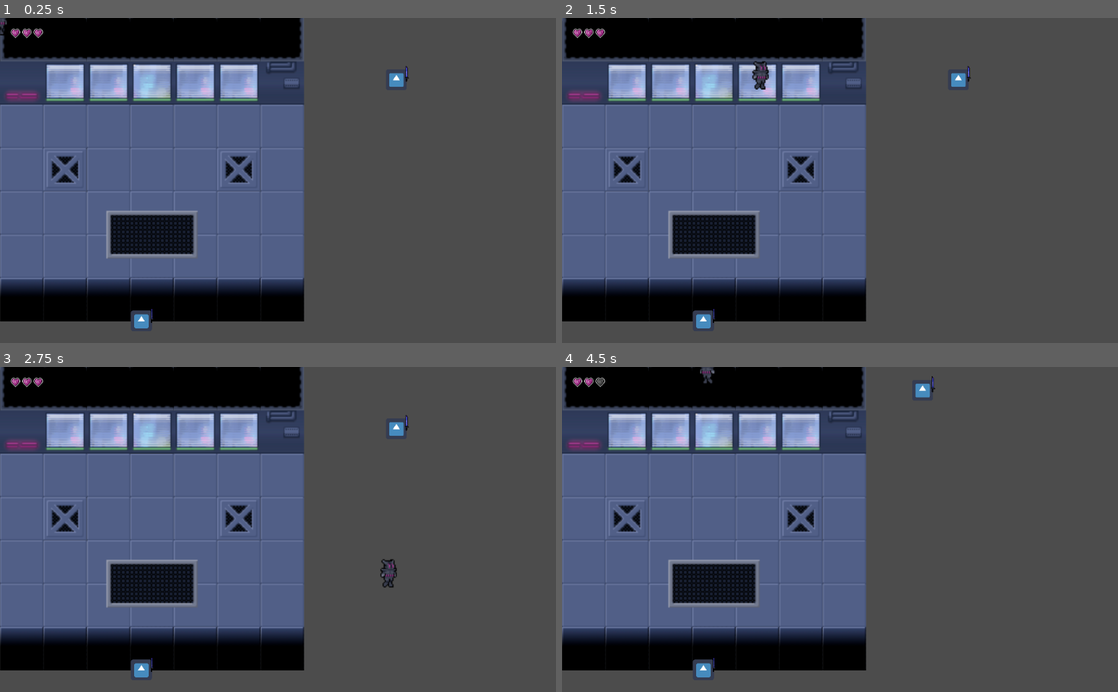
Above: before the commit, frames 1-4 (two rows, left to right).
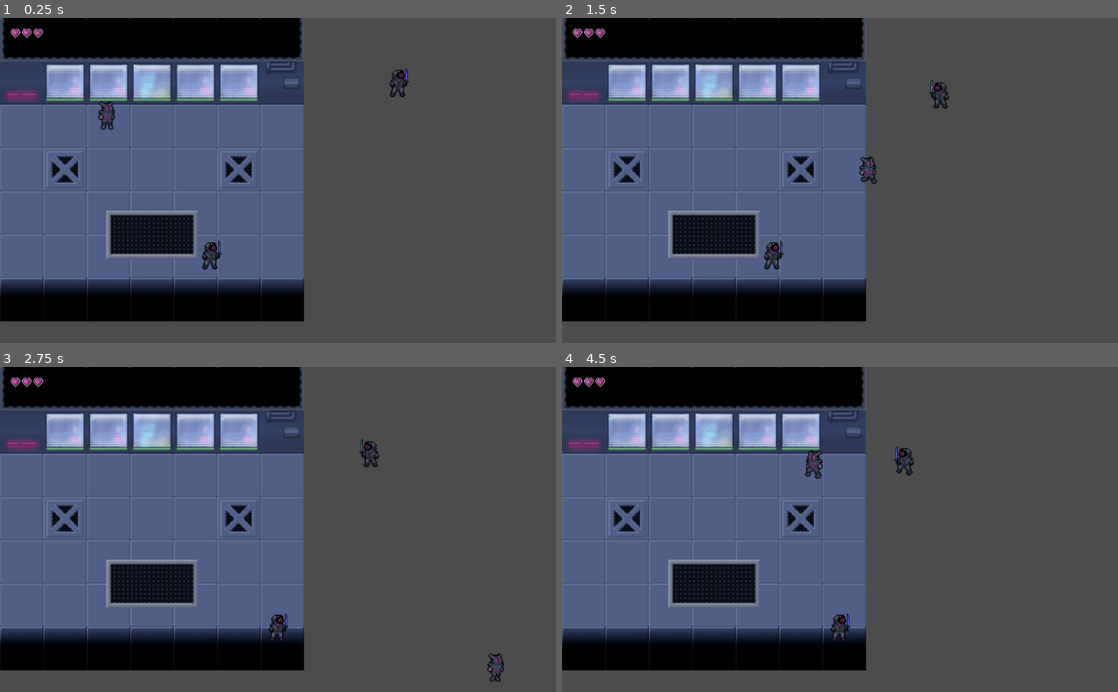
Above: after the commit, the same moments.

Repository: Shakespearian-Apes/Prototype-Build
Game: Godot game, scene res://Root.tscn
The game is run twice, just before and just after one commit, with the same random seed, the same clock (stepped at 60 frames per second) and the same inputs. The engine's default icon, where the game draws it, is replaced by a stand-in: a white triangle on a blue panel in a dark square.
Inputs:
- Up to frame 1 (0.25 s): no input
- Up to frame 2 (1.5 s): tap Enter at 0.5 s; hold Right (ui_right) 0.53-1.28 s; hold Down (ui_down) from 1.28 s (still down)
- Up to frame 3 (2.75 s): release Down (ui_down) at 2.03 s; hold Right (ui_right) from 2.03 s (still down)
- Up to frame 4 (4.5 s): release Right (ui_right) at 2.78 s; hold Up (ui_up) 2.78-3.53 s; hold Left (ui_left) from 3.53 s (still down)

The runs differ from the first frame. In frame 1, 0.8% of the frame differs, in the area x 0-74%, y 0-96%; in frame 2, 1.1%, in the area x 23-74%, y 13-96%; in frame 3, 1.0%; in frame 4, 1.0%.

Commit message:
added a root for weapon and sprites to flip them per set_scale

Diff:
--- a/Enemies/Speedster/Speed_Enemy.gd
+++ b/Enemies/Speedster/Speed_Enemy.gd
@@ -12,11 +12,12 @@
 const FRICTION = 100
 onready var health = MAX_HEALTH
 onready var root = get_node("/root/Root")
+onready var sword = $Flip.get_node("Sword")
 
 func _ready():
 	$Player_Detection.connect("body_entered", self , "detection_entered")
 	$Player_Detection.connect("body_exited", self , "detection_exited")
-	$Sword.connect("AttackFinished", self, "reset_attack")
+	sword.connect("AttackFinished", self, "reset_attack")
 
 #checks if body that enters Detection is the Player
 func detection_entered(body : Node):
@@ -28,23 +29,10 @@
 	if see_player and (body == root.player_node):
 		see_player = false
 
-func _physics_process(_delta):
-	pass
-	# player = get_node_or_null("../../Player_Root").get_child(0)
-	# set_animation()
-
-func set_animation():
-	if player.get_global_position().x > get_global_position().x:
-		$Sprite.set_scale(Vector2(1,1))
-	elif player.get_global_position().x < get_global_position().x:
-		$Sprite.set_scale(Vector2(-1,1))
-	elif player.get_global_position().x == get_global_position().x:
-		$Sprite.set_scale(Vector2(1,1))
-
 func attack():
 	if not attack_ready:
 		return
-	$Sword._change_state("attack")
+	sword._change_state("attack")
 	# $AnimationPlayer.play("attack")
 
 func reset_attack():
--- a/Enemies/Speedster/Speed_Enemy.tscn
+++ b/Enemies/Speedster/Speed_Enemy.tscn
@@ -1,54 +1,115 @@
-[gd_scene load_steps=10 format=2]
+[gd_scene load_steps=23 format=2]
 
 [ext_resource path="res://icon.png" type="Texture" id=1]
 [ext_resource path="res://Enemies/Speedster/Speed_Enemy.gd" type="Script" id=2]
-[ext_resource path="res://Assets/Weapons/laser_ninja_sword.png" type="Texture" id=3]
 [ext_resource path="res://Enemies/StateMachine/EnemySM.tscn" type="PackedScene" id=4]
 [ext_resource path="res://Weapon/Sword/Sword.tscn" type="PackedScene" id=5]
-
-[sub_resource type="RectangleShape2D" id=1]
-extents = Vector2( 28.0751, 5.30048 )
+[ext_resource path="res://Assets/Player_Sprites/witch_ninja.png" type="Texture" id=6]
 
 [sub_resource type="RectangleShape2D" id=2]
-extents = Vector2( 60.7298, 61.1985 )
+extents = Vector2( 17.0444, 25.5822 )
 
 [sub_resource type="CircleShape2D" id=3]
-radius = 469.119
+radius = 180.249
 
 [sub_resource type="RectangleShape2D" id=4]
 extents = Vector2( 61.1938, 62.0497 )
 
+[sub_resource type="AtlasTexture" id=5]
+flags = 4
+atlas = ExtResource( 6 )
+region = Rect2( 0, 0, 32, 32 )
+
+[sub_resource type="AtlasTexture" id=6]
+flags = 4
+atlas = ExtResource( 6 )
+region = Rect2( 32, 0, 32, 32 )
+
+[sub_resource type="AtlasTexture" id=20]
+flags = 4
+atlas = ExtResource( 6 )
+region = Rect2( 64, 0, 32, 32 )
+
+[sub_resource type="AtlasTexture" id=21]
+flags = 4
+atlas = ExtResource( 6 )
+region = Rect2( 64, 0, 32, 32 )
+
+[sub_resource type="AtlasTexture" id=22]
+flags = 4
+atlas = ExtResource( 6 )
+region = Rect2( 96, 0, 32, 32 )
+
+[sub_resource type="AtlasTexture" id=23]
+flags = 4
+atlas = ExtResource( 6 )
+region = Rect2( 128, 0, 32, 32 )
+
+[sub_resource type="AtlasTexture" id=24]
+flags = 4
+atlas = ExtResource( 6 )
+region = Rect2( 160, 0, 32, 32 )
+
+[sub_resource type="AtlasTexture" id=25]
+flags = 4
+atlas = ExtResource( 6 )
+region = Rect2( 192, 0, 32, 32 )
+
+[sub_resource type="AtlasTexture" id=26]
+flags = 4
+atlas = ExtResource( 6 )
+region = Rect2( 224, 0, 32, 32 )
+
+[sub_resource type="AtlasTexture" id=27]
+flags = 4
+atlas = ExtResource( 6 )
+region = Rect2( 256, 0, 32, 32 )
+
+[sub_resource type="AtlasTexture" id=17]
+flags = 4
+atlas = ExtResource( 6 )
+region = Rect2( 0, 0, 32, 32 )
+
+[sub_resource type="AtlasTexture" id=18]
+flags = 4
+atlas = ExtResource( 6 )
+region = Rect2( 288, 0, 32, 32 )
+
+[sub_resource type="AtlasTexture" id=19]
+flags = 4
+atlas = ExtResource( 6 )
+region = Rect2( 320, 0, 32, 32 )
+
+[sub_resource type="SpriteFrames" id=16]
+animations = [ {
+"frames": [ SubResource( 5 ), SubResource( 6 ), SubResource( 20 ) ],
+"loop": true,
+"name": "idle",
+"speed": 5.0
+}, {
+"frames": [ SubResource( 21 ), SubResource( 22 ), SubResource( 23 ), SubResource( 24 ), SubResource( 25 ), SubResource( 26 ), SubResource( 27 ) ],
+"loop": true,
+"name": "walk",
+"speed": 5.0
+}, {
+"frames": [ SubResource( 17 ), SubResource( 18 ), SubResource( 19 ) ],
+"loop": true,
+"name": "death",
+"speed": 5.0
+} ]
+
 [node name="Speed_Enemy" type="KinematicBody2D" groups=[
 "character",
 ]]
-scale = Vector2( 0.3, 0.3 )
 collision_mask = 2
 script = ExtResource( 2 )
 
 [node name="Sprite" type="Sprite" parent="."]
+visible = false
 texture = ExtResource( 1 )
 
-[node name="Sword" type="Sprite" parent="Sprite"]
-visible = false
-position = Vector2( 62.7536, -0.833542 )
-rotation = -1.47953
-scale = Vector2( 2.5, 2.5 )
-texture = ExtResource( 3 )
-offset = Vector2( 13, 0 )
-
-[node name="Hurt_Detection" type="Area2D" parent="Sprite/Sword"]
-visible = false
-position = Vector2( 18.1593, -0.772408 )
-rotation = -3.14407
-scale = Vector2( 0.4, 0.4 )
-collision_layer = 64
-collision_mask = 32
-
-[node name="CollisionShape2D" type="CollisionShape2D" parent="Sprite/Sword/Hurt_Detection"]
-shape = SubResource( 1 )
-
 [node name="CollisionShape2D" type="CollisionShape2D" parent="."]
-visible = false
+position = Vector2( 4, 7 )
 shape = SubResource( 2 )
 
 [node name="Player_Detection" type="Area2D" parent="."]
@@ -68,6 +129,12 @@
 
 [node name="EnemySM" parent="." instance=ExtResource( 4 )]
 
-[node name="Sword" parent="." instance=ExtResource( 5 )]
-position = Vector2( 65, 4 )
-scale = Vector2( 3, 3 )
+[node name="Flip" type="Node2D" parent="."]
+
+[node name="AnimatedSprite" type="AnimatedSprite" parent="Flip"]
+scale = Vector2( 2, 2 )
+frames = SubResource( 16 )
+animation = "death"
+
+[node name="Sword" parent="Flip" instance=ExtResource( 5 )]
+position = Vector2( 19.9815, 8.62746 )
--- a/Enemies/StateMachine/EnemyState.gd
+++ b/Enemies/StateMachine/EnemyState.gd
@@ -5,13 +5,12 @@
 
 
 var player
-var this_enemy
+onready var this_enemy = parent.get_parent()
 
 onready var root : Node = get_node("/root/Root")
 
 # Called when the node enters the scene tree for the first time.
 func _ready():
-	this_enemy = get_parent().get_parent()
 	root.connect("setPlayer", self, "set_player_node")
 	set_player_node()
 
--- a/Enemies/StateMachine/Idle.gd
+++ b/Enemies/StateMachine/Idle.gd
@@ -1,5 +1,7 @@
 extends "EnemyState.gd"
 
+func enter(_machine):
+	animated_sprite.play("idle")
 
 func update_process(machine, delta):
 	if parent.noplayer:
--- a/Enemies/StateMachine/Walk.gd
+++ b/Enemies/StateMachine/Walk.gd
@@ -1,4 +1,7 @@
 extends "EnemyState.gd"
+
+func enter(_machine):
+	animated_sprite.play("walk")
 
 func update_process(machine, delta):
 	if parent.noplayer:
@@ -11,4 +14,8 @@
 	if enemy_position.distance_to(player_position) <= 50:
 		this_enemy.attack()
 	else:
+		if velocity.x > 0:
+			flip.set_scale(Vector2(1,1))
+		elif velocity.x < 0:
+			flip.set_scale(Vector2(-1,1))
 		this_enemy.move_and_slide(velocity * 200)
--- a/Levels/Test_Level.tscn
+++ b/Levels/Test_Level.tscn
@@ -22,9 +22,10 @@
 tile_data = PoolIntArray( 0, 10, 0, 1, 8, 0, 2, 8, 0, 3, 8, 0, 4, 8, 0, 5, 8, 0, 6, 11, 0, 65536, 14, 0, 65537, 16, 0,  …(595 unchanged characters)…
 
 [node name="Start_Player" parent="." instance=ExtResource( 2 )]
+position = Vector2( 197.233, 174.322 )
 
 [node name="Speed_Enemy" parent="." instance=ExtResource( 4 )]
 position = Vector2( 729.973, 113.876 )
 
 [node name="Speed_Enemy2" parent="." instance=ExtResource( 4 )]
-position = Vector2( 260.374, 559.238 )
+position = Vector2( 384.44, 432.308 )
--- a/Player/Start_Player.tscn
+++ b/Player/Start_Player.tscn
@@ -13,47 +13,84 @@
 [sub_resource type="RectangleShape2D" id=3]
 extents = Vector2( 8.34572, 15.7493 )
 
-[sub_resource type="Animation" id=4]
-length = 0.5
-tracks/0/type = "value"
-tracks/0/path = NodePath("Sprite:frame")
-tracks/0/interp = 1
-tracks/0/loop_wrap = true
-tracks/0/imported = false
-tracks/0/enabled = true
-tracks/0/keys = {
-"times": PoolRealArray( 0, 0.1, 0.2, 0.3, 0.4 ),
-"transitions": PoolRealArray( 1, 1, 1, 1, 1 ),
-"update": 1,
-"values": [ 4, 5, 6, 7, 8 ]
-}
+[sub_resource type="AtlasTexture" id=6]
+flags = 4
+atlas = ExtResource( 1 )
+region = Rect2( 0, 0, 32, 32 )
 
-[sub_resource type="Animation" id=5]
-length = 0.5
-tracks/0/type = "value"
-tracks/0/path = NodePath("Sprite:frame")
-tracks/0/interp = 1
-tracks/0/loop_wrap = true
-tracks/0/imported = false
-tracks/0/enabled = true
-tracks/0/keys = {
-"times": PoolRealArray( 0, 0.2, 0.3, 0.4 ),
-"transitions": PoolRealArray( 1, 1, 1, 1 ),
-"update": 1,
-"values": [ 0, 1, 2, 3 ]
-}
+[sub_resource type="AtlasTexture" id=7]
+flags = 4
+atlas = ExtResource( 1 )
+region = Rect2( 32, 0, 32, 32 )
+
+[sub_resource type="AtlasTexture" id=9]
+flags = 4
+atlas = ExtResource( 1 )
+region = Rect2( 64, 0, 32, 32 )
+
+[sub_resource type="AtlasTexture" id=10]
+flags = 4
+atlas = ExtResource( 1 )
+region = Rect2( 96, 0, 32, 32 )
+
+[sub_resource type="AtlasTexture" id=11]
+flags = 4
+atlas = ExtResource( 1 )
+region = Rect2( 128, 0, 32, 32 )
+
+[sub_resource type="AtlasTexture" id=12]
+flags = 4
+atlas = ExtResource( 1 )
+region = Rect2( 160, 0, 32, 32 )
+
+[sub_resource type="AtlasTexture" id=13]
+flags = 4
+atlas = ExtResource( 1 )
+region = Rect2( 192, 0, 32, 32 )
+
+[sub_resource type="AtlasTexture" id=14]
+flags = 4
+atlas = ExtResource( 1 )
+region = Rect2( 224, 0, 32, 32 )
+
+[sub_resource type="AtlasTexture" id=15]
+flags = 4
+atlas = ExtResource( 1 )
+region = Rect2( 256, 0, 32, 32 )
+
+[sub_resource type="AtlasTexture" id=16]
+flags = 4
+atlas = ExtResource( 1 )
+region = Rect2( 288, 0, 32, 32 )
+
+[sub_resource type="AtlasTexture" id=17]
+flags = 4
+atlas = ExtResource( 1 )
+region = Rect2( 320, 0, 32, 32 )
+
+[sub_resource type="SpriteFrames" id=8]
+animations = [ {
+"frames": [ SubResource( 6 ), SubResource( 7 ) ],
+"loop": true,
+"name": "idle",
+"speed": 5.0
+}, {
+"frames": [ SubResource( 9 ), SubResource( 10 ), SubResource( 11 ), SubResource( 12 ), SubResource( 13 ), SubResource( 14 ), SubResource( 15 ), SubResource( 16 ) ],
+"loop": true,
+"name": "walk",
+"speed": 5.0
+}, {
+"frames": [ SubResource( 17 ) ],
+"loop": true,
+"name": "death",
+"speed": 5.0
+} ]
 
 [node name="Start_Player" type="KinematicBody2D" groups=[
 "character",
 ]]
 collision_mask = 2
 script = ExtResource( 2 )
-
-[node name="Sprite" type="Sprite" parent="."]
-scale = Vector2( 2, 2 )
-texture = ExtResource( 1 )
-hframes = 11
-frame = 4
 
 [node name="CollisionShape2D" type="CollisionShape2D" parent="."]
 position = Vector2( 0, 7 )
@@ -75,9 +112,13 @@
 position = Vector2( -0.125351, 3.00826 )
 shape = SubResource( 3 )
 
-[node name="AnimationPlayer" type="AnimationPlayer" parent="."]
-anims/Walking = SubResource( 4 )
-anims/idle = SubResource( 5 )
+[node name="PlayerSM" parent="." instance=ExtResource( 3 )]
 
-[node name="PlayerSM" parent="." instance=ExtResource( 3 )]
+[node name="Flip" type="Node2D" parent="."]
+
+[node name="AnimatedSprite" type="AnimatedSprite" parent="Flip"]
+scale = Vector2( 2, 2 )
+frames = SubResource( 8 )
+animation = "idle"
+frame = 1
 [connection signal="area_entered" from="HurtBox" to="." method="_on_HurtBox_area_entered"]
--- a/Player/StateMachine/Idle.gd
+++ b/Player/StateMachine/Idle.gd
@@ -1,7 +1,8 @@
 extends "Player_State.gd"
 
-func enter(machine):
-	pass
+func enter(_machine):
+	animated_sprite.play("idle")
+
 
 func update_process(machine, delta):
 	# gets called as part of _process and checks if the player moves to then change state
@@ -9,4 +10,3 @@
 	if input_direction:
 		machine._change_state('walk')
 	## enemys dont have this animation
-	# player.get_node("AnimationPlayer").play("idle")
--- a/Player/StateMachine/Walk.gd
+++ b/Player/StateMachine/Walk.gd
@@ -1,18 +1,19 @@
 extends "Player_State.gd"
+
+func enter(_machine):
+	animated_sprite.play("walk")
 
 func update_process(machine, delta):
 	var input_direction = get_input_direction()
 	if not input_direction:
 		machine._change_state('idle')
+
 	velocity = input_direction.normalized() * player.MAX_SPEED
+	if velocity.x > 0:
+		flip.set_scale(Vector2(1,1))
+	elif velocity.x < 0:
+		print(Vector2(-1,1))
+		flip.set_scale(Vector2(-1,1))
 	velocity = player.move_and_slide(velocity)
-
-	##enemys are missing these animation
-	if velocity.x > 0:
-		player.get_node("Sprite").flip_h = false
-		# player.get_node("AnimationPlayer").play("Walking")
-	elif velocity.x < 0:
-		player.get_node("Sprite").flip_h = true
-		# player.get_node("AnimationPlayer").play("Walking")
 	# elif velocity.y != 0:
 		# player.get_node("AnimationPlayer").play("Walking")
--- a/Root.tscn
+++ b/Root.tscn
@@ -10,3 +10,6 @@
 [node name="Test_Level" parent="." instance=ExtResource( 1 )]
 
 [node name="Hud" parent="." instance=ExtResource( 3 )]
+
+[node name="Bgm" type="AudioStreamPlayer2D" parent="."]
+position = Vector2( 311.578, -84.2104 )
--- a/State.gd
+++ b/State.gd
@@ -2,6 +2,9 @@
 class_name State
 
 onready var parent : Node = get_parent()
+onready var flip : Node = parent.get_parent().get_node("Flip")
+onready var animated_sprite : AnimatedSprite = flip.get_node("AnimatedSprite")
+# onready var sprite_scale = animated_sprite.get_scale()
 
 # Called when the node enters the scene tree for the first time.
 func _ready():
Not shown: 1 places in Player/Start_Player.tscn that only renumber resources
